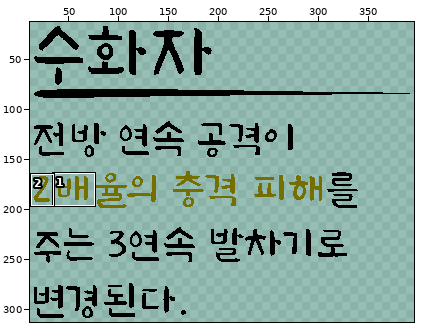
One commit to this pixel-art file: 과거시험 시제/이미지 작업/interface/sk&item/item/item01Info.aseprite. Above: a wide view before the commit, with the close-up outlined.
Close-up. Before:
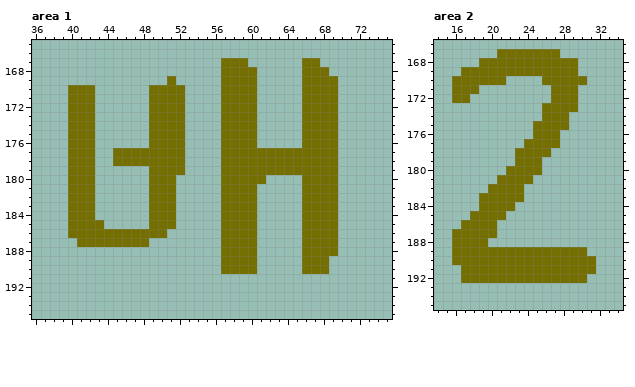
400x560 pixels, 1 frame. Shown: area 1: x 36..75, y 165..195; area 2: x 14..34, y 166..195. The wide view leaves out empty margins. The commit also changed other parts of the picture, which this record leaves out.
The same view after the edit:
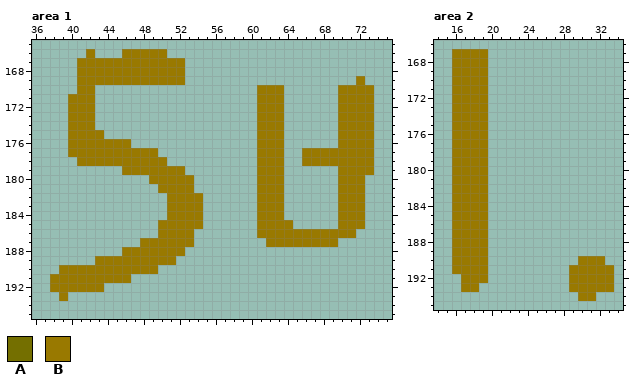
Palette (. is transparent): A #746f00  B #997900
The edit:
Changed rows in their new state; - is an unchanged pixel.
Area 1, layer "text":
first column x 38:
166 ----B---BBBBB-----------------------
167 ---BBBBBBBBBBBB----...------..------
168 ---BBBBBBBBBBBB----....-----...-----
169 ---BBBBBBBBBBBB----....-----....--B-
170 --.BB------....----....BBB--....BBBB
171 --BBB------....----....BBB--....BBBB
172 --BBB------....----....BBB--....BBBB
173 --BBB------....----....BBB--....BBBB
174 --BBB------....----....BBB--....BBBB
175 --BBBB-----....----....BBB--....BBBB
176 --BBBBBBB--....----....BBB--....BBBB
177 --BBBBBBBBBB...----....BBB..BBBBBBBB
178 --.BBBBBBBBBB..----....BBB..BBBBBBBB
179 --...---BBBBBBB----....BBB......BBBB
180 --...------BBBBB---....BBB--....BBB-
181 --...------.BBBB---....BBB--....BBB-
182 --...------..BBBB--....BBB--....BBB-
183 --...------..BBBB--....BBB--....BBB-
184 --...------..BBBB--....BBB--....BBB-
185 --....-----.BBBBB--....BBBB-....BBB-
186 --..........BBBB---....BBBBBBBBBBB--
187 ---.......BBBBBB---....-BBBBBBBB----
188 --------BBBBBBB----....-----....----
189 -----BBBBBBBBB-----....-----...-----
190 -BBBBBBBBBBB-------....-----...-----
191 BBBBBBBBB---------------------------
192 BBBBBB------------------------------
193 -B----------------------------------
Area 2, layer "text":
first column x 16:
167 BBBB-.......------
168 BBBB..........----
169 BBBB..........----
170 BBBB..----.....---
171 BBBB-------...----
172 BBBB-------...----
173 BBBB------....----
174 BBBB------...-----
175 BBBB-----....-----
176 BBBB-----...------
177 BBBB----....------
178 BBBB---....-------
179 BBBB---...--------
180 BBBB--....--------
181 BBBB-....---------
182 BBBB....----------
183 BBBB....----------
184 BBBB...-----------
185 BBBB..------------
186 BBBB.-------------
187 BBBB.-------------
188 BBBB--------------
189 BBBB...........---
190 BBBB..........BBB-
191 BBBB.........BBBBB
192 -BBB.........BBBBB
193 -BB----------BBBBB
194 --------------BB--
